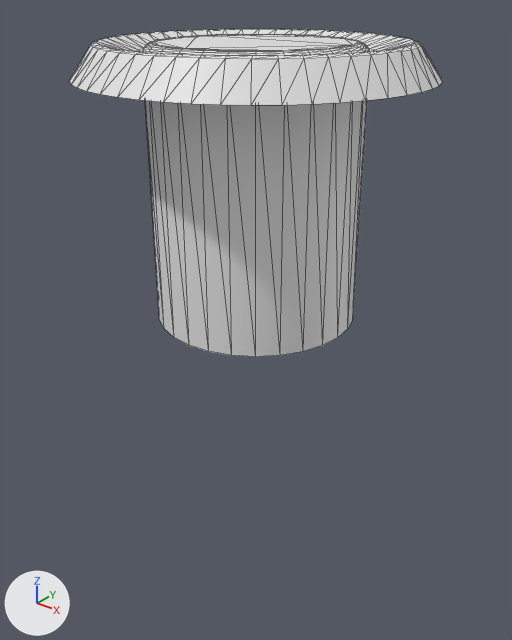
A saved change to the glTF model public/assets/models/pillard.glb.
The view is the same before and after, from a 50 mm camera at (3.21, -4.01, 0.62) aimed at (-0.03, 0.04, -1.9). The axes (+X, +Y, +Z) are drawn at lower left. The lights are the same throughout. Mesh edges are drawn as thin lines. Where no turn or scale is listed for an object, it has been applied to the vertices. Vertices at the same position are counted once.

The scene before the commit, as lines of its bpy script (objects in view):
```python
me_torus = bpy.data.meshes.new('Torus')
me_torus.from_pydata(...)  # 288 vertices, 480 faces; spans x -1.25..1.25, y -1.25..1.25, z 0.0..0.23
me_цилиндр = bpy.data.meshes.new('Цилиндр')
me_цилиндр.from_pydata(...)  # 224 vertices, 418 faces; spans x -0.77..0.77, y -0.77..0.77, z -1.78..0.22
ob_base = bpy.data.objects.new('base', me_torus)
ob_base.location = (0.0, 0.0, 0.0)
ob_cylinder = bpy.data.objects.new('Cylinder', me_цилиндр)
ob_cylinder.location = (0.0, 0.0, 0.0)
```
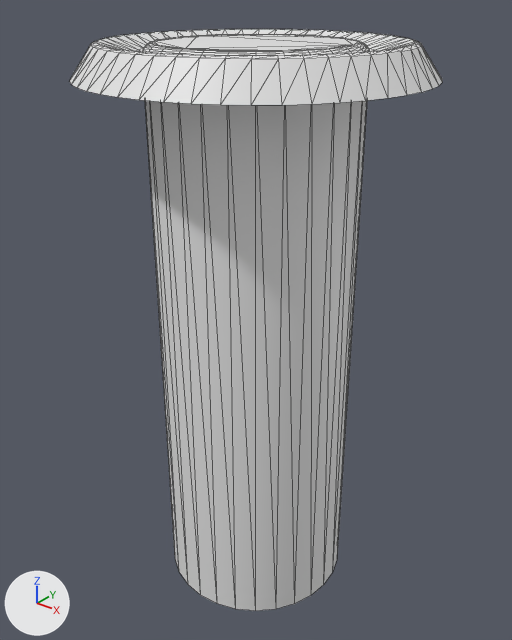
What changed in the scene script:
```text
Change me_цилиндр:
    where me_цилиндр.from_pydata(...)  # 224 vertices, 418 faces; spans x -0.77..0.77, y -0.77..0.77, z -1.78..0.22
    used by ob_cylinder; location = (0.0, 0.0, 0.0)
    me_цилиндр part 1: all 28 vertices in x -0.77..0.77, y -0.77..0.77, z -1.78 are moved by (0.0, 0.0, -2.46)
```

Boxes [x1, y1, x2, y2] around the edits, measured in the pictures (512 x 640 px; the box of a moved part takes in the faces that stretch with it):
'Cylinder', reshaped (78% taller)
    before: [143, 34, 369, 357]
    after: [143, 34, 369, 611]
part 1 of me_цилиндр, moved or reshaped
    before: [146, 101, 367, 357]
    after: [146, 101, 367, 611]
